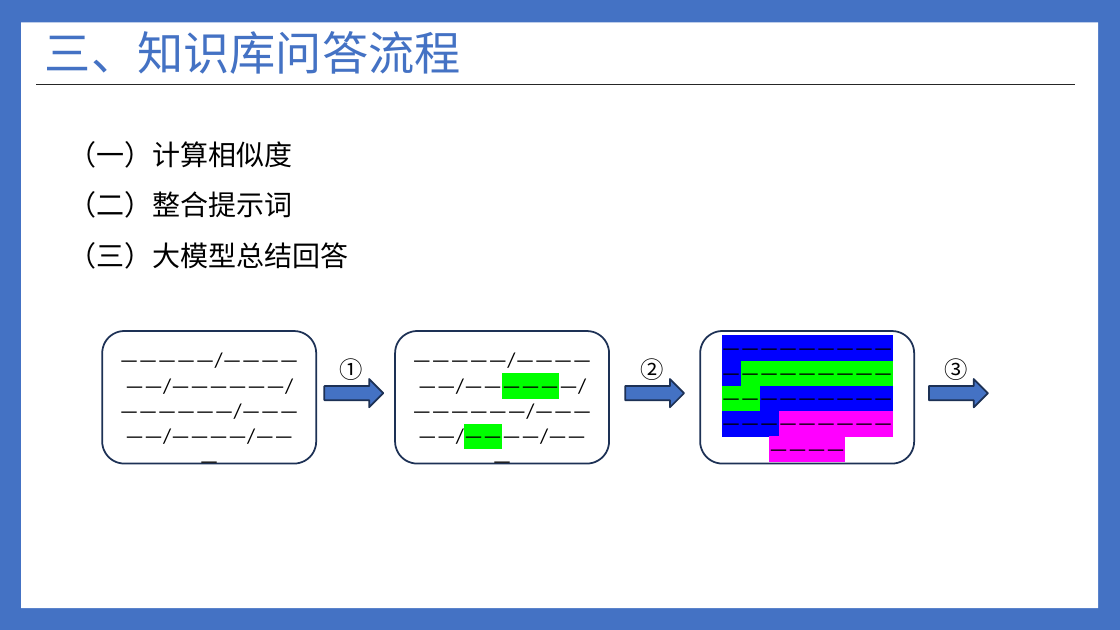
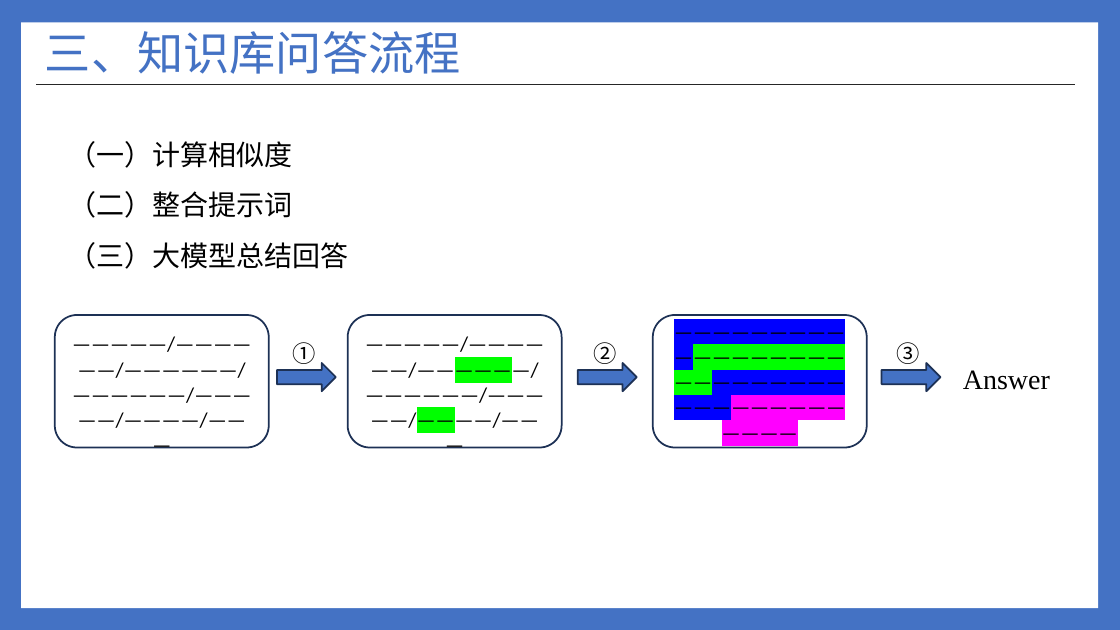
Before and after one commit to ylsdamxssjxxdd/eva, a slide deck: slide 18 of utils/软件介绍.pptx. Drawn at 1120x630 pixels with LibreOffice and Linux fonts; fonts in the diff are those of the drawing. Boxes give left, top, right and bottom in pixels: in the first picture for what was removed or moved away, otherwise in the second. Text is boxed around its words. In the diff, an @@ line names an element or a change of style, - is before the commit and + after.

```diff
--- a/utils/软件介绍.pptx
+++ b/utils/软件介绍.pptx
@@ 2 right arrows, 1 text, 1 rounded rectangle: place and size @@
-2 right arrows, 1 text, 1 rounded rectangle at box(324, 331, 967, 464)
+2 right arrows, 1 text, 1 rounded rectangle at box(277, 315, 920, 448)
@@ 2 texts, 2 rounded rectangles, 1 right arrow: place and size @@
-2 texts, 2 rounded rectangles, 1 right arrow at box(103, 331, 988, 464)
+2 texts, 2 rounded rectangles, 1 right arrow at box(55, 315, 940, 448)
@@ text added at box(963, 370, 1050, 390), 24 pt, text #000000 @@
+Answer
```
Also in this commit, not shown: 1 slide added, 11 other files.
